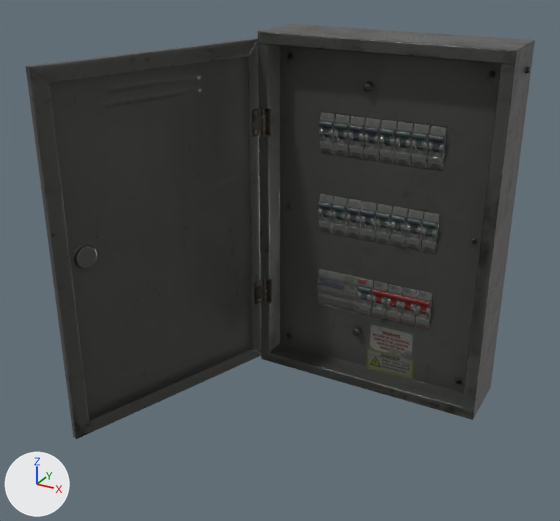
The glTF model assets/models/power_box_01/power_box_01_1k.gltf as it was, and as the next commit left it.
Camera for both pictures: a camera (50 mm lens) standing at (0.37, -0.967, 0.387) and looking at (-0.07, -0.167, -0.013). Every picture has the same lights, and +X, +Y and +Z are marked at lower left. The picture after the commit comes second.

In view in the first picture: 'power_box_01_box', 'power_box_01_door'.
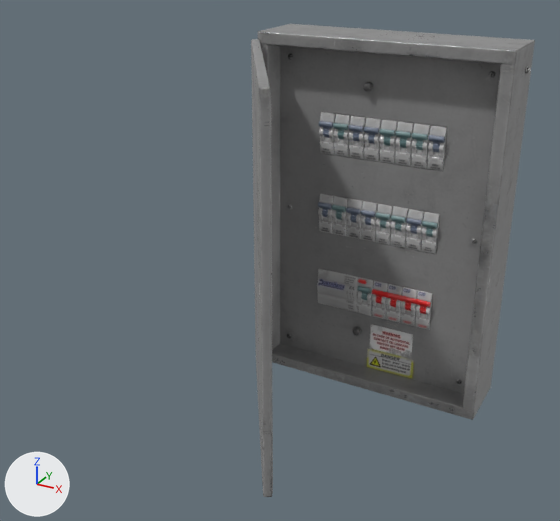
Location of each change, [x1, y1, x2, y2] in pixels of the pictures (560 x 521 px):
'power_box_01_box', recoloured (black to grey)
    both: [258, 24, 535, 420]
'power_box_01_door', recoloured, turned
    before: [25, 38, 267, 439]
    after: [251, 39, 273, 497]

What changed in the scene script:
```text
Change mat_power_box_01:
    remove n2 = _N.new('ShaderNodeMix'); n2.name = 'Mix'
    remove n2.data_type = 'RGBA'
    remove n2.blend_type = 'MULTIPLY'
    remove n2.inputs[0].default_value = 1.0  # 'Factor'
    remove n2.inputs[7].default_value = (0.18, 0.19, 0.17, 1.0)  # 'B', grey #767973
    where n0 = _N.new('ShaderNodeBsdfPrincipled'); n0.name = 'Principled BSDF'
    where n3 = _N.new('ShaderNodeTexImage'); n3.name = 'Image Texture'
    remove _L.new(n2.outputs[2], n0.inputs[0])  # 'Result' to 'Base Color'
    remove _L.new(n3.outputs[0], n2.inputs[6])  # 'Color' to 'A'
    add _L.new(n3.outputs[0], n0.inputs[0])  # 'Color' to 'Base Color'
Change ob_power_box_01_door:
    ob_power_box_01_door.rotation_euler: (0.0, 0.0, -1.906) -> (0.0, 0.0, -1.012)  # degrees (0, 0, -109) -> degrees (0, 0, -58)
```
